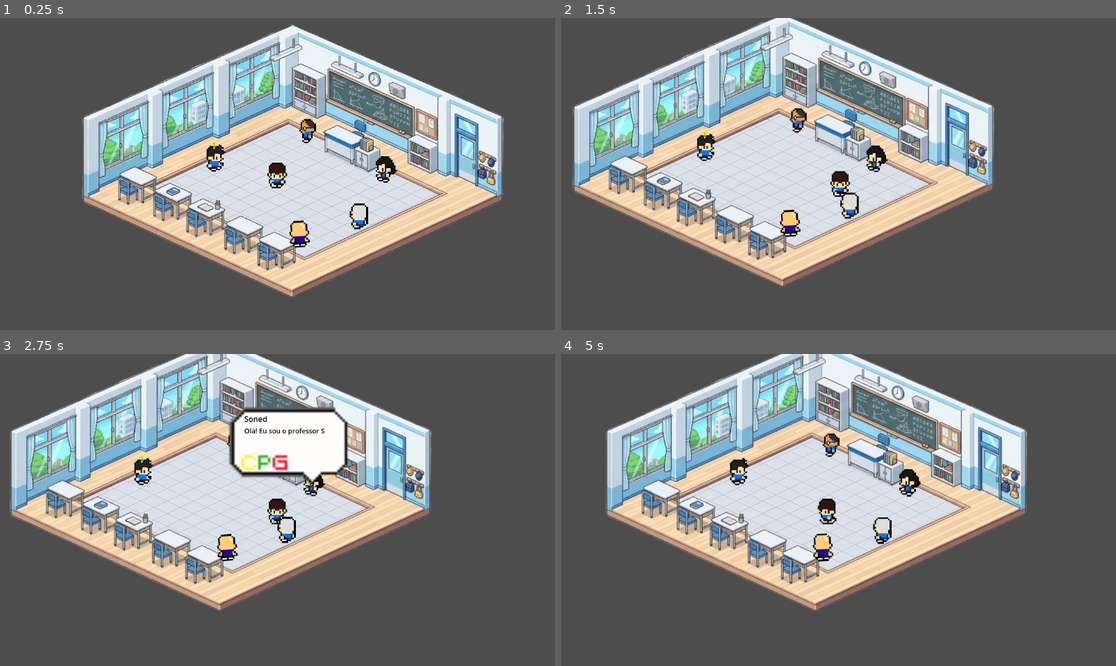
Above: before the commit, frames 1-4 (two rows, left to right).
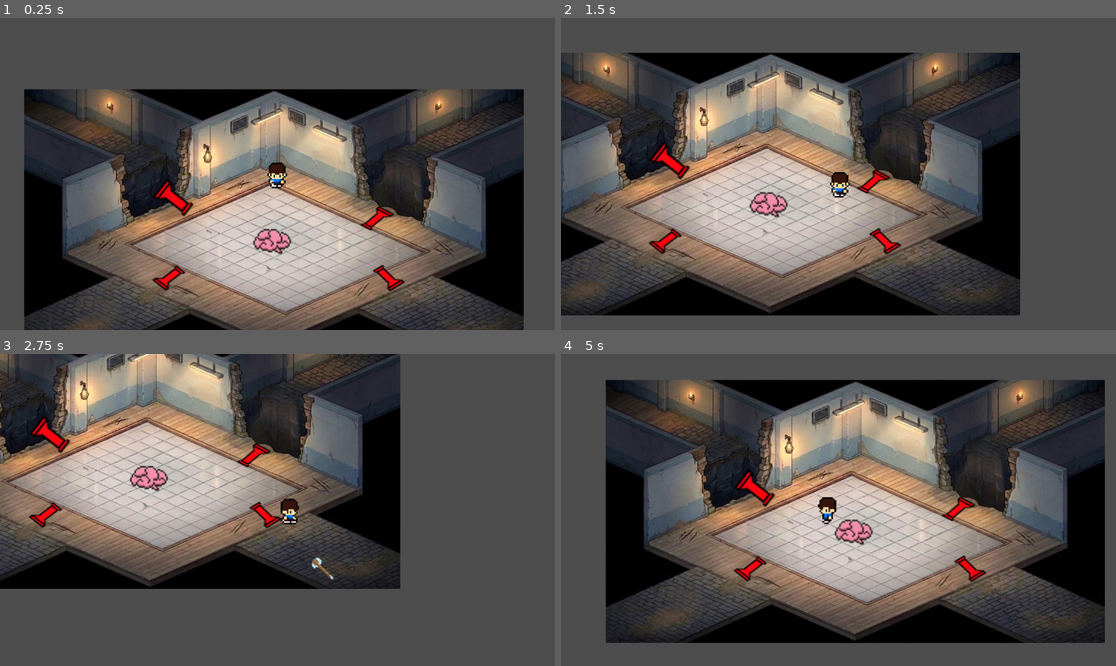
Above: after the commit, the same moments.

Repository: TobsBP/CPG
Game: Godot game, scene res://Map/FightRoom/fight_room.tscn
The game is run twice, just before and just after one commit, with the same random seed, the same clock (stepped at 60 frames per second) and the same inputs. Before the commit the project starts from res://Map/StudyRoom/study_room.tscn.
Inputs:
- Up to frame 1 (0.25 s): no input
- Up to frame 2 (1.5 s): tap Enter (ui_accept) at 0.5, 0.77 s; hold Right (ui_right) 0.53-1.28 s; hold Down (ui_down) from 1.28 s (still down)
- Up to frame 3 (2.75 s): tap Enter (ui_accept) at 1.52 s; release Down (ui_down) at 2.03 s; hold Right (ui_right) from 2.03 s (still down)
- Up to frame 4 (5 s): release Right (ui_right) at 2.78 s; hold Up (ui_up) 2.78-3.53 s; tap Enter (ui_accept) at 3.02, 3.77, 4.52 s; hold Left (ui_left) from 3.53 s (still down)

The runs differ from the first frame. In frame 1, 67% of the frame differs, in the area x 4-95%, y 2-100%; in frame 2, 63%; in frame 3, 53%; in frame 4, 70%, in the area x 8-98%, y 0-93%.

Commit message:
feat: cannon and life in the figth room

Diff:
--- a/Map/FightRoom/fight_room.tscn
+++ b/Map/FightRoom/fight_room.tscn
@@ -2,6 +2,8 @@
 
 [ext_resource type="Texture2D" uid="uid://367npad6x4px" path="res://Map/assets/v9.png" id="1_jyy57"]
 [ext_resource type="PackedScene" uid="uid://d1ucxt6cg1t68" path="res://player/player.tscn" id="2_jyy57"]
+[ext_resource type="PackedScene" uid="uid://bq3kpgisx4iak" path="res://tower/tower.tscn" id="3_egjn7"]
+[ext_resource type="PackedScene" uid="uid://w87xccmn35ig" path="res://life/life.tscn" id="4_ohqk8"]
 
 [node name="FightRoom" type="Node2D" unique_id=32640050]
 
@@ -44,3 +46,30 @@
 
 [node name="Player" parent="." unique_id=146193485 instance=ExtResource("2_jyy57")]
 position = Vector2(554, 205)
+
+[node name="Node2D" parent="." unique_id=1500003702 instance=ExtResource("3_egjn7")]
+position = Vector2(335.99997, 259)
+rotation = -2.4783676
+scale = Vector2(4, 4)
+
+[node name="Node2D2" parent="." unique_id=1293642686 instance=ExtResource("3_egjn7")]
+position = Vector2(332, 422)
+rotation = -3.7873645
+scale = Vector2(3, 3)
+skew = -0.2617994
+
+[node name="Node2D3" parent="." unique_id=1836849349 instance=ExtResource("3_egjn7")]
+position = Vector2(786, 419)
+rotation = 0.7679449
+scale = Vector2(3, 3)
+skew = 0.2617994
+
+[node name="Node2D4" parent="." unique_id=492747779 instance=ExtResource("3_egjn7")]
+position = Vector2(757, 296)
+rotation = -0.699877
+scale = Vector2(3, 3)
+skew = -0.38397244
+
+[node name="CharacterBody2D" parent="." unique_id=1654760741 instance=ExtResource("4_ohqk8")]
+position = Vector2(543, 345)
+scale = Vector2(3, 3)
--- a/project.godot
+++ b/project.godot
@@ -11,7 +11,7 @@
 [application]
 
 config/name="game"
-run/main_scene="uid://s20eglmx2lgm"
+run/main_scene="uid://b2twf8vyvojl8"
 config/features=PackedStringArray("4.6", "Forward Plus")
 config/icon="res://icon.svg"
 
